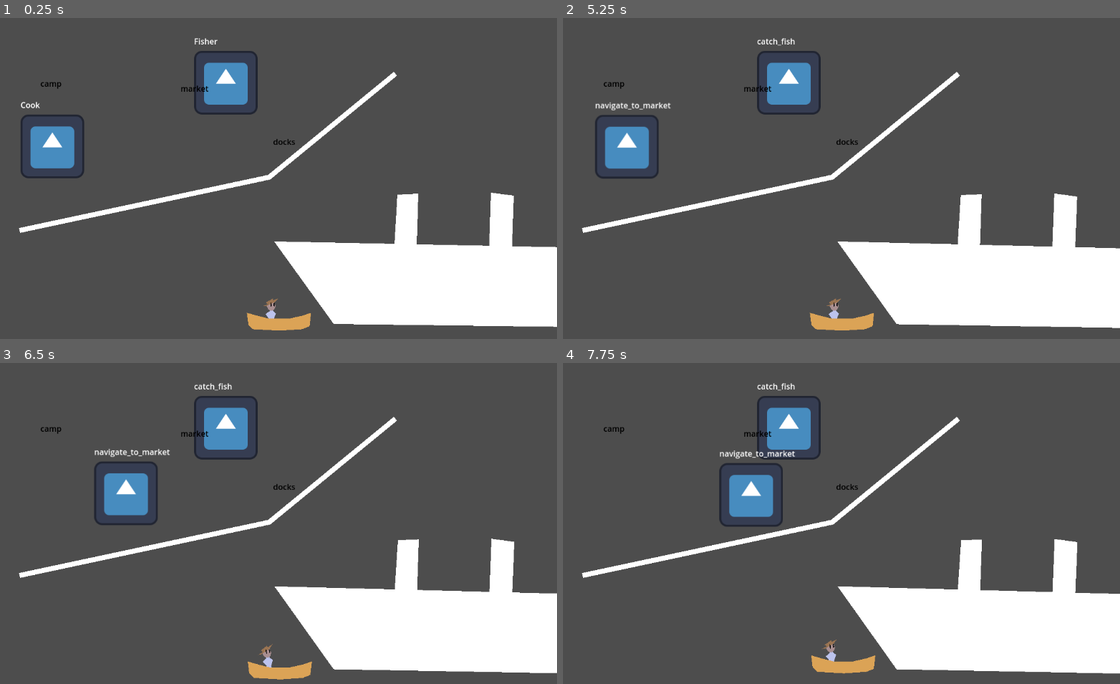
Above: before the commit, frames 1-4 (two rows, left to right).
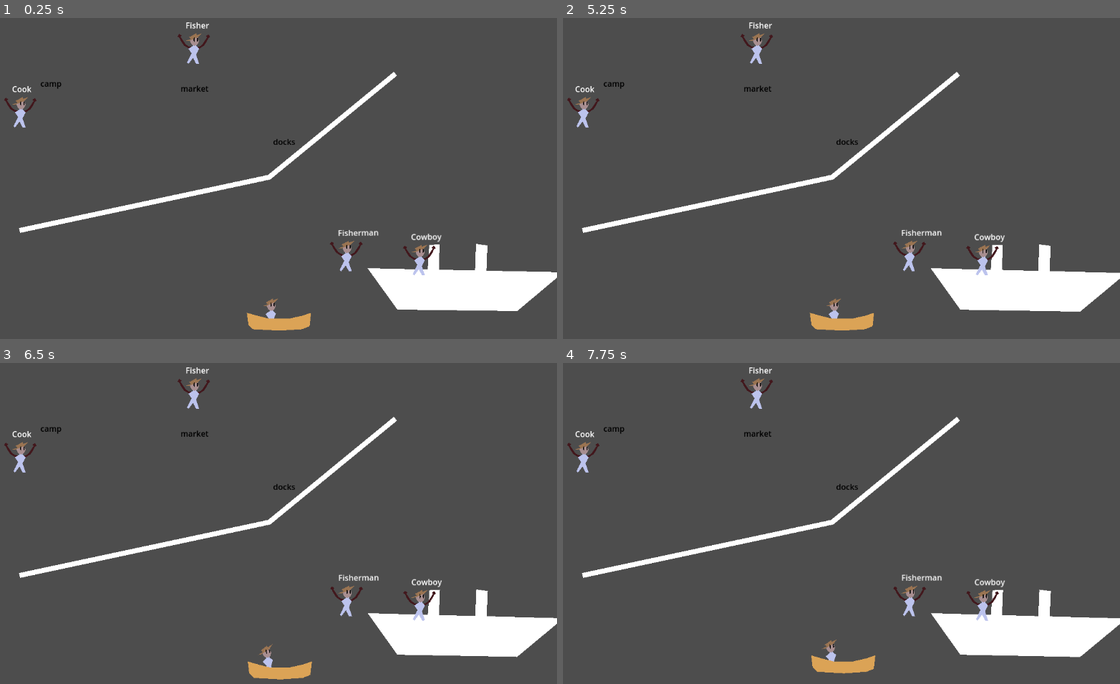
Above: after the commit, the same moments.

Repository: BinRoot/ludum-dare-54
Game: Godot game, scene res://scenes/game.tscn
Same seed, same stepped clock (60 frames per second), same inputs: the game is played once before the commit and once after it. The engine's default icon, where the game draws it, is replaced by a stand-in: a white triangle on a blue panel in a dark square.
Inputs (mouse positions are in pixels of both pictures, inside the frame that each line leads up to):
- Up to frame 1 (0.25 s): no input
- Up to frame 2 (5.25 s): tap Enter at 0.5 s; move the mouse to (958, 162) at 0.52 s; click (958, 162) at 0.67 s; move the mouse to (718, 194) at 1.27 s; click (718, 194) at 1.42 s; move the mouse to (891, 107) at 2.02 s; click (891, 107) at 2.17 s; move the mouse to (802, 242) at 2.77 s; click (802, 242) at 2.92 s; move the mouse to (1003, 226) at 3.52 s; click (1003, 226) at 3.67 s; move the mouse to (663, 130) at 4.27 s; click (663, 130) at 4.42 s; move the mouse to (863, 178) at 5.02 s; click (863, 178) at 5.17 s
- Up to frame 3 (6.5 s): move the mouse to (183, 443) at 5.77 s; click (183, 443) at 5.92 s
- Up to frame 4 (7.75 s): move the mouse to (958, 507) at 6.52 s; click (958, 507) at 6.67 s; move the mouse to (718, 539) at 7.27 s; click (718, 539) at 7.42 s

The runs differ from the first frame. In frame 1, 12% of the frame differs, in the area x 0-100%, y 1-97%; in frame 2, 12%; in frame 3, 12%; in frame 4, 12%.

Commit message:
added choices

Diff:
--- a/globals.gd
+++ b/globals.gd
@@ -8,13 +8,87 @@
 var money_cost_of_cooked_fish = 5
 var money_cost_of_raw_fish = 3
 
+const RESCUED: String = "rescued"
+
 var characters: Array = [
 	{
 		"name": "Convict",
-		"rescued": false,
+		RESCUED: false,
 	},
 	{
 		"name": "Circus Monkey",
-		"rescued": false,
-	}
+		RESCUED: false,
+	},
+	{
+		"name": "Vampire",
+		RESCUED: false,
+	},
+	{
+		"name": "Aristocrat",
+		RESCUED: false,
+	},
+	{
+		"name": "Leper",
+		RESCUED: false,
+	},
+	{
+		"name": "Forune Teller",
+		RESCUED: false,
+	},
+	{
+		"name": "Duck",
+		RESCUED: false,
+	},
+	{
+		"name": "Housewife",
+		RESCUED: false,
+	},
+	{
+		"name": "Child",
+		RESCUED: false,
+	},
+	{
+		"name": "Grandma",
+		RESCUED: false,
+	},
+	{
+		"name": "Orphan",
+		RESCUED: false,
+	},
+	{
+		"name": "Fisherman",
+		RESCUED: false,
+	},
+	{
+		"name": "Chef",
+		RESCUED: false,
+	},
+	{
+		"name": "Doctor",
+		RESCUED: false,
+	},
+	{
+		"name": "Lumberjack",
+		RESCUED: false,
+	},
+	{
+		"name": "Cowboy",
+		RESCUED: false,
+	},
+	{
+		"name": "Sailor",
+		RESCUED: false,
+	},
+	{
+		"name": "Opera Singer",
+		RESCUED: false,
+	},
+	{
+		"name": "Dog",
+		RESCUED: false,
+	},
+	{
+		"name": "Seamstress",
+		RESCUED: false,
+	},
 ]
--- /dev/null
+++ b/scenes/arm.gd
@@ -0,0 +1,26 @@
+extends Node2D
+
+@onready var animation_player: AnimationPlayer = $AnimationPlayer
+
+
+# Called when the node enters the scene tree for the first time.
+func _ready():
+	pass
+
+
+# Called every frame. 'delta' is the elapsed time since the previous frame.
+func _process(delta):
+	pass
+
+
+func raise():
+	animation_player.play("raise")
+
+
+func shake(speed_scale):
+	animation_player.speed_scale = speed_scale
+	animation_player.play("shake")
+
+
+func stop_animation():
+	animation_player.stop()
--- /dev/null
+++ b/scenes/arm.tscn
@@ -0,0 +1,53 @@
+[gd_scene load_steps=5 format=3 uid="uid://bcjgxlhvf740o"]
+
+[ext_resource type="Script" path="res://scenes/arm.gd" id="1_x5lfw"]
+
+[sub_resource type="Animation" id="Animation_d51qk"]
+resource_name = "raise"
+tracks/0/type = "value"
+tracks/0/imported = false
+tracks/0/enabled = true
+tracks/0/path = NodePath("Polygon:polygon")
+tracks/0/interp = 1
+tracks/0/loop_wrap = true
+tracks/0/keys = {
+"times": PackedFloat32Array(0, 0.4, 1),
+"transitions": PackedFloat32Array(1, 1, 1),
+"update": 0,
+"values": [PackedVector2Array(18, -4, 28, 4, 34, 14, 36, 23, 37, 34, 37, 41, 33, 48, 41, 54, 48, 48, 43, 42, 42, 34, 41, 22, 39, 12, 32, 1, 18, -10, 8, -13, 7, -6), PackedVector2Array(18, -4, 28, 0, 36, 3, 43, 10, 50, 17, 55, 26, 56, 33, 66, 32, 66, 24, 59, 23, 55, 14, 49, 7, 42, 0, 30, -5, 18, -10, 8, -13, 7, -6), PackedVector2Array(18, -8, 29, -9, 40, -16, 49, -22, 55, -31, 61, -40, 67, -53, 74, -57, 67, -67, 57, -60, 61, -55, 52, -41, 41, -25, 29, -17, 18, -15, 8, -13, 7, -6)]
+}
+
+[sub_resource type="Animation" id="Animation_l2s7m"]
+resource_name = "shake"
+tracks/0/type = "value"
+tracks/0/imported = false
+tracks/0/enabled = true
+tracks/0/path = NodePath("Polygon:polygon")
+tracks/0/interp = 1
+tracks/0/loop_wrap = true
+tracks/0/keys = {
+"times": PackedFloat32Array(0, 0.2, 0.4, 0.6, 0.8),
+"transitions": PackedFloat32Array(1, 1, 1, 1, 1),
+"update": 0,
+"values": [PackedVector2Array(18, -8, 29, -9, 40, -16, 49, -22, 55, -31, 61, -40, 67, -53, 74, -57, 67, -67, 57, -60, 61, -55, 52, -41, 41, -25, 29, -17, 18, -15, 8, -13, 7, -6), PackedVector2Array(22, -12, 33, -19, 42, -26, 47, -34, 49, -41, 50, -46, 49, -52, 52, -59, 42, -65, 34, -55, 42, -51, 42, -42, 37, -33, 31, -26, 20, -19, 8, -13, 7, -6), PackedVector2Array(18, -8, 29, -9, 40, -16, 49, -22, 55, -31, 61, -40, 67, -53, 74, -57, 67, -67, 57, -60, 61, -55, 52, -41, 41, -25, 29, -17, 18, -15, 8, -13, 7, -6), PackedVector2Array(20, -8, 33, -12, 42, -18, 48, -23, 55, -29, 62, -38, 69, -47, 78, -49, 75, -59, 65, -59, 64, -52, 55, -41, 46, -31, 32, -20, 20, -15, 8, -13, 7, -6), PackedVector2Array(18, -8, 29, -9, 40, -16, 49, -22, 55, -31, 61, -40, 67, -53, 74, -57, 67, -67, 57, -60, 61, -55, 52, -41, 41, -25, 29, -17, 18, -15, 8, -13, 7, -6)]
+}
+
+[sub_resource type="AnimationLibrary" id="AnimationLibrary_pvl4n"]
+_data = {
+"raise": SubResource("Animation_d51qk"),
+"shake": SubResource("Animation_l2s7m")
+}
+
+[node name="Arm" type="Node2D"]
+scale = Vector2(0.5, 0.5)
+script = ExtResource("1_x5lfw")
+
+[node name="Polygon" type="Polygon2D" parent="."]
+position = Vector2(21, -1)
+color = Color(0.258824, 0.0941176, 0.109804, 1)
+polygon = PackedVector2Array(18, -8, 29, -9, 40, -16, 49, -22, 55, -31, 61, -40, 67, -53, 74, -57, 67, -67, 57, -60, 61, -55, 52, -41, 41, -25, 29, -17, 18, -15, 8, -13, 7, -6)
+
+[node name="AnimationPlayer" type="AnimationPlayer" parent="."]
+libraries = {
+"": SubResource("AnimationLibrary_pvl4n")
+}
--- a/scenes/boat.gd
+++ b/scenes/boat.gd
@@ -1,14 +1,54 @@
 extends Node2D
 
 @onready var boat_sink_animation: AnimationPlayer = $AnimationPlayer
+@onready var choice_1_node: Node2D = $BoatPolygon/Choice1Node
+@onready var choice_2_node: Node2D = $BoatPolygon/Choice2Node
+
+var character_1_res = preload("res://scenes/character.tscn")
+var character_2_res = preload("res://scenes/character.tscn")
 
 
 
 # Called when the node enters the scene tree for the first time.
 func _ready():
+
 	boat_sink_animation.play("sink")
 
 
 # Called every frame. 'delta' is the elapsed time since the previous frame.
 func _process(delta):
-	pass
+	if choice_1_node.get_children().size() == 0 and choice_2_node.get_children().size() == 0:
+		var characters_still_on_boat = Globals.characters.filter(func(x): return !x[Globals.RESCUED])
+		characters_still_on_boat.shuffle()
+		var choice_1 = null
+		var choice_2 = null
+		if len(characters_still_on_boat) == 0:
+			pass
+		elif len(characters_still_on_boat) == 1:
+			choice_1 = characters_still_on_boat[0]
+		else:
+			choice_1 = characters_still_on_boat[0]
+			choice_2 = characters_still_on_boat[1]
+
+		print('1: ', choice_1, ', 2: ', choice_2)
+		if choice_1 != null:
+			var character_1 = character_1_res.instantiate()
+			character_1.name = choice_1["name"]
+			character_1.connect("character_tapped", _on_character_tapped)
+			choice_1_node.add_child(character_1)
+		if choice_2 != null:
+			var character_2 = character_2_res.instantiate()
+			character_2.name = choice_2["name"]
+			character_2.connect("character_tapped", _on_character_tapped)
+			choice_2_node.add_child(character_2)
+
+func _on_character_tapped(character):
+	print(character.name)
+	for c in Globals.characters:
+		if c["name"] == character.name:
+			c[Globals.RESCUED] = true
+			break
+	for child in choice_1_node.get_children():
+		child.queue_free()
+	for child in choice_2_node.get_children():
+		child.queue_free()
--- a/scenes/boat.tscn
+++ b/scenes/boat.tscn
@@ -36,12 +36,9 @@
 }
 
 [node name="Boat" type="Node2D"]
-scale = Vector2(2, 2)
 script = ExtResource("1_saspy")
 
 [node name="BoatPolygon" type="Polygon2D" parent="."]
-position = Vector2(0, 1.84874)
-rotation = 0.0119417
 polygon = PackedVector2Array(-188, -54, 206, -46, 113, 32, -128, 29)
 
 [node name="Polygon2D2" type="Polygon2D" parent="BoatPolygon"]
@@ -51,6 +48,14 @@
 [node name="Polygon2D3" type="Polygon2D" parent="BoatPolygon"]
 polygon = PackedVector2Array(-64, -101, -68, -34, -45, -34, -43, -102)
 
+[node name="Choice1Node" type="Node2D" parent="BoatPolygon"]
+position = Vector2(-230, -74)
+rotation = -0.0119417
+
+[node name="Choice2Node" type="Node2D" parent="BoatPolygon"]
+position = Vector2(-83, -66)
+rotation = -0.0119417
+
 [node name="AnimationPlayer" type="AnimationPlayer" parent="."]
 root_node = NodePath("../BoatPolygon")
 speed_scale = 0.1
--- a/scenes/character.gd
+++ b/scenes/character.gd
@@ -1,4 +1,6 @@
 extends Node2D
+
+signal character_tapped
 
 var trait_skills = ["cook_fish", "catch_fish"]
 
@@ -7,6 +9,9 @@
 
 @onready var engine = $Engine
 @onready var debug_label = $DebugLabel
+
+@onready var left_arm = $LeftArm
+@onready var right_arm = $RightArm
 
 var target_point: Vector2
 
@@ -43,3 +48,16 @@
 		target_point = get_tree().get_nodes_in_group("docks")[0].position + random_offset
 	elif action_name == "navigate_to_camp":
 		target_point = get_tree().get_nodes_in_group("camp")[0].position + random_offset
+
+func panic():
+	var speed_scale = randf() + 0.5
+	left_arm.shake(speed_scale)
+	right_arm.shake(speed_scale)
+
+
+
+func _on_area_2d_input_event(viewport, event: InputEvent, shape_idx):
+	if event.is_pressed():
+		emit_signal("character_tapped", self)
+	else:
+		panic()
--- a/scenes/character.tscn
+++ b/scenes/character.tscn
@@ -1,27 +1,45 @@
-[gd_scene load_steps=4 format=3 uid="uid://rfxhq88l6qs0"]
+[gd_scene load_steps=6 format=3 uid="uid://rfxhq88l6qs0"]
 
-[ext_resource type="Texture2D" uid="uid://bipsn46h8i65p" path="res://icon.svg" id="1_646sk"]
 [ext_resource type="Script" path="res://scenes/character.gd" id="1_nypho"]
+[ext_resource type="PackedScene" uid="uid://byg24csyru040" path="res://scenes/captain.tscn" id="3_ncgvk"]
+[ext_resource type="PackedScene" uid="uid://bcjgxlhvf740o" path="res://scenes/arm.tscn" id="3_rg8e7"]
 [ext_resource type="PackedScene" uid="uid://m0qo4n447431" path="res://scenes/engine.tscn" id="3_vbpo5"]
+
+[sub_resource type="CapsuleShape2D" id="CapsuleShape2D_otxkt"]
+radius = 32.0
+height = 108.0
 
 [node name="Character" type="Node2D" groups=["character"]]
 script = ExtResource("1_nypho")
 
-[node name="TextureRect" type="TextureRect" parent="."]
-offset_right = 40.0
-offset_bottom = 40.0
-texture = ExtResource("1_646sk")
-
 [node name="Engine" parent="." instance=ExtResource("3_vbpo5")]
 
 [node name="DebugLabel" type="Label" parent="."]
-offset_top = -31.0
-offset_right = 40.0
-offset_bottom = -8.0
+offset_left = -17.0
+offset_top = -63.0
+offset_right = 23.0
+offset_bottom = -37.0
 text = "hello"
 
 [node name="Timer" type="Timer" parent="."]
 wait_time = 5.0
-autostart = true
+
+[node name="LeftArm" parent="." instance=ExtResource("3_rg8e7")]
+position = Vector2(-15, 1)
+
+[node name="RightArm" parent="." instance=ExtResource("3_rg8e7")]
+position = Vector2(14, 0)
+rotation = 3.14159
+scale = Vector2(0.5, -0.5)
+
+[node name="Captain" parent="." instance=ExtResource("3_ncgvk")]
+position = Vector2(1, 17)
+scale = Vector2(3.025, 3.025)
+
+[node name="Area2D" type="Area2D" parent="."]
+
+[node name="CollisionShape2D" type="CollisionShape2D" parent="Area2D"]
+shape = SubResource("CapsuleShape2D_otxkt")
 
 [connection signal="timeout" from="Timer" to="." method="_on_timer_timeout"]
+[connection signal="input_event" from="Area2D" to="." method="_on_area_2d_input_event"]
--- /dev/null
+++ b/scenes/game.gd
@@ -0,0 +1,14 @@
+extends Node2D
+
+const STATE_PICK_NEXT_SURVIVOR: String = "STATE_PICK_NEXT_SURVIVOR"
+
+var current_state = STATE_PICK_NEXT_SURVIVOR
+
+# Called when the node enters the scene tree for the first time.
+func _ready():
+	pass # Replace with function body.
+
+
+# Called every frame. 'delta' is the elapsed time since the previous frame.
+func _process(delta):
+	pass
--- a/scenes/game.tscn
+++ b/scenes/game.tscn
@@ -1,10 +1,12 @@
-[gd_scene load_steps=4 format=3 uid="uid://b2yjmxun5p8wu"]
+[gd_scene load_steps=5 format=3 uid="uid://b2yjmxun5p8wu"]
 
+[ext_resource type="Script" path="res://scenes/game.gd" id="1_8wjs5"]
 [ext_resource type="PackedScene" uid="uid://crqscw606c2o" path="res://scenes/island.tscn" id="1_fuowd"]
 [ext_resource type="PackedScene" uid="uid://di1dvdat5ojlt" path="res://scenes/boat.tscn" id="2_5hvh1"]
 [ext_resource type="PackedScene" uid="uid://u10iin32bqus" path="res://scenes/life_boat.tscn" id="3_1wwey"]
 
 [node name="game" type="Node2D"]
+script = ExtResource("1_8wjs5")
 
 [node name="Island" parent="." instance=ExtResource("1_fuowd")]
 
